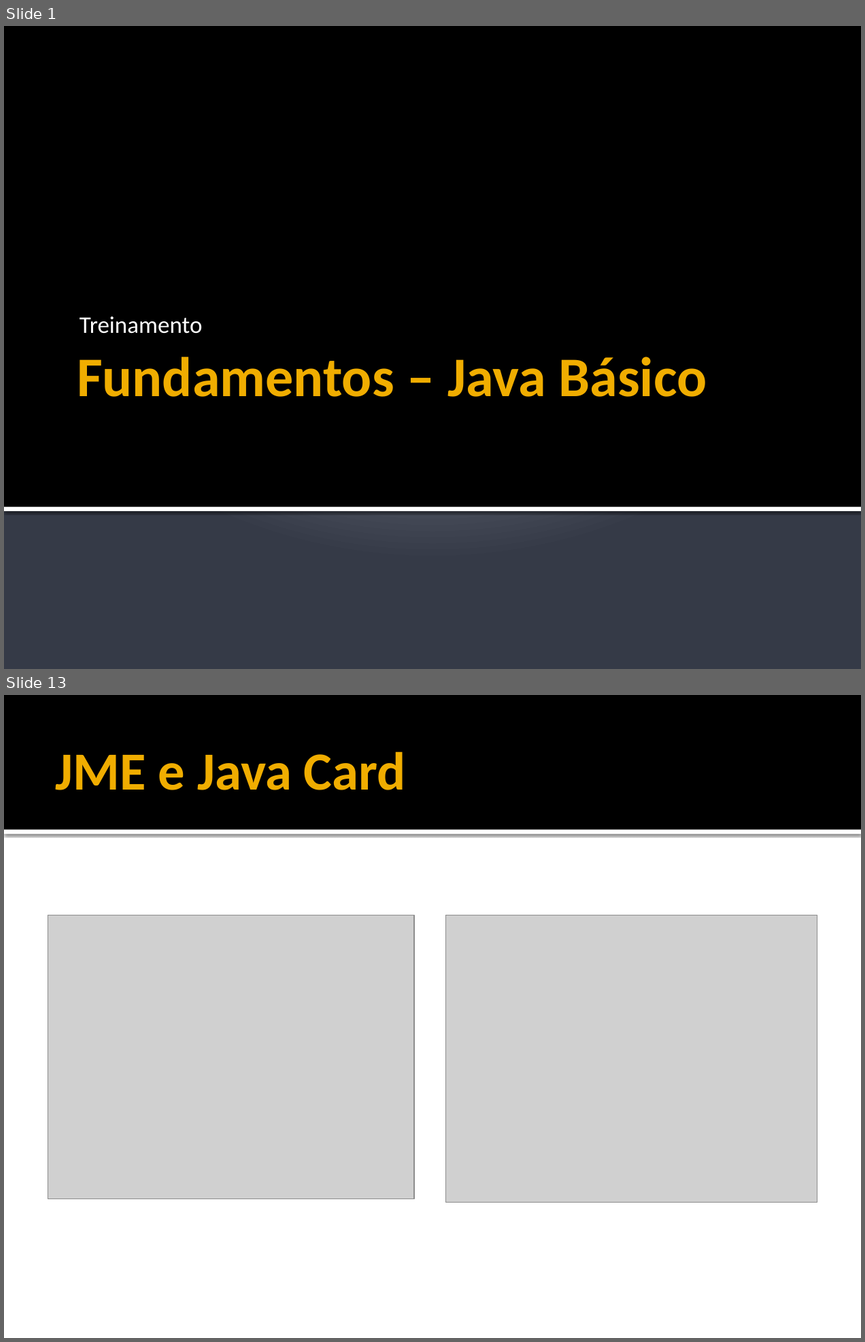
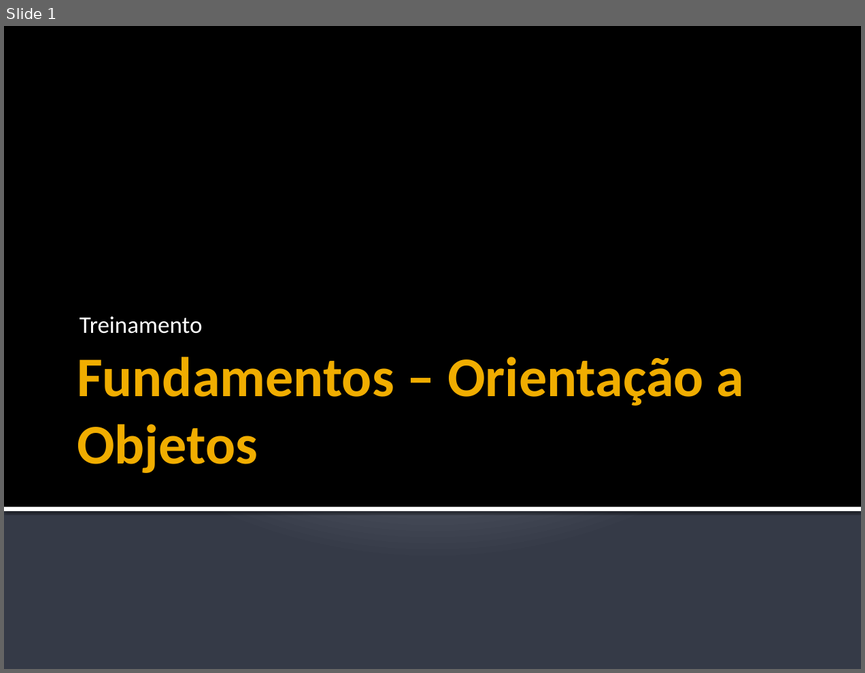
Before and after one commit to filosofisto/cpb-treinamento, a slide deck: Fundamentos/Fundamentos - Orientacao Objetos.pptx. Shown one above the other, each under a label of ours: slides 1 and 13 before the commit, slide 1 after it; the slides between them are not shown. The pictures are 865x1342 and 865x673 pixels, drawn with LibreOffice and Linux fonts; fonts in the diff are those of the drawing; grey boxes stand for pictures. Boxes give left, top, right and bottom in pixels: in the first picture for what was removed or moved away, otherwise in the second. Text is boxed around its words. In the diff, an @@ line names an element or a change of style, - is before the commit and + after.

```diff
--- a/Fundamentos/Fundamentos - Orientacao Objetos.pptx
+++ b/Fundamentos/Fundamentos - Orientacao Objetos.pptx
@@ slide 13 removed at (x1=4, y1=695, x2=861, y2=1338), background #FFFFFF @@
@@ rectangle removed at (x1=4, y1=695, x2=861, y2=830) @@
@@ title removed at (x1=56, y1=751, x2=406, y2=790) @@
-JME e Java Card
@@ rectangle removed at (x1=4, y1=830, x2=861, y2=834) @@
@@ picture removed at (x1=48, y1=915, x2=413, y2=1199) @@
@@ picture removed at (x1=446, y1=915, x2=817, y2=1202) @@
@@ slide 1 changed as well @@
@@ title at (x1=77, y1=356, x2=744, y2=473): text changed @@
-Fundamentos – Java Básico
+Fundamentos – Orientação a Objetos
```
Also in this commit, not shown: 3 other slides changed, 4 slides added, 43 other slides removed.
